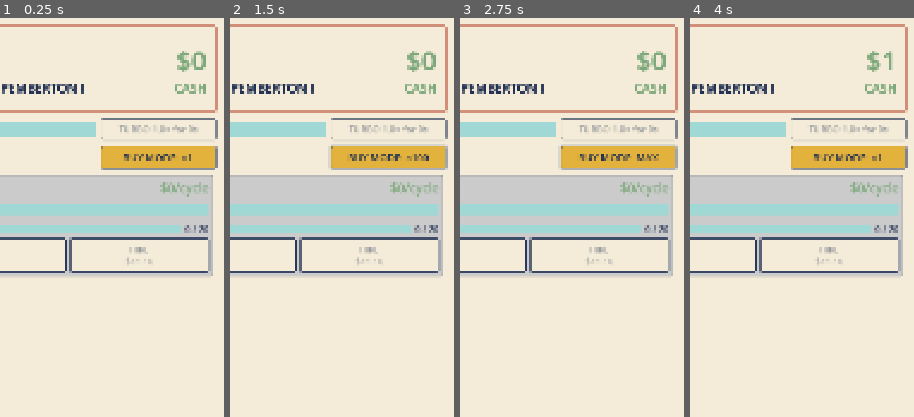
Above: before the commit, frames 1-4 (left to right).
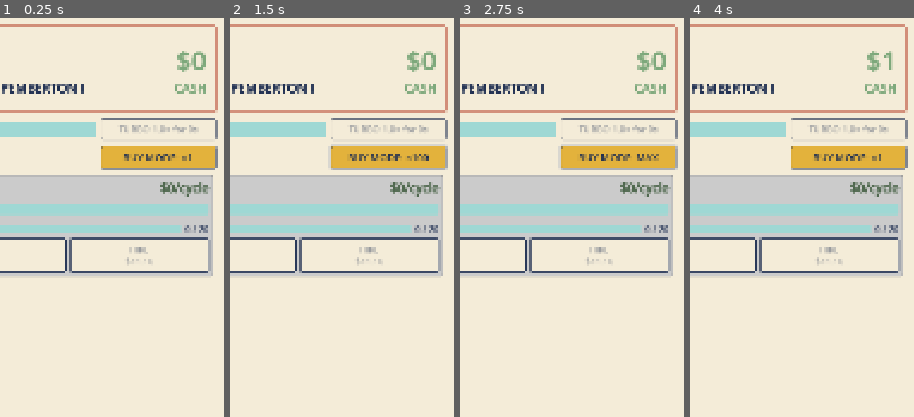
Above: after the commit, the same moments.

Repository: TimGoergen/american-tycoon
Game: Godot game, scene res://Main.tscn
The game is run twice, just before and just after one commit, with the same random seed, the same clock (stepped at 60 frames per second) and the same inputs.
Inputs:
- Up to frame 1 (0.25 s): no input
- Up to frame 2 (1.5 s): click "BUY MODE: ×1" at 0.5 s; click "BUY MODE: ×10" at 1.25 s
- Up to frame 3 (2.75 s): click "BUY MODE: ×100" at 2 s
- Up to frame 4 (4 s): click "BUY MODE: MAX" at 2.75 s; click "CLOCK IN $1 / tap" at 3.5 s
The pictures show only the part of the screen within x 50-100%, y 0-50%; the shares and areas given below are measured in that part.

The runs differ from the first frame. In frame 1, 0.4% of the frame differs, in the area x 71-95%, y 41-45%; in frame 2, 0.4%; in frame 3, 0.4%; in frame 4, 0.4%.

Commit message:
Clock-in shimmer stays off the edges; bolder per-cycle income
- Constrain the shimmer band's travel to half a band-width in from each end, so
  the whole band reverses before any part touches an edge. The band no longer
  piles up against the fill edge and reads as extra progress.
- Property per-cycle income now renders in a darker green with a faux-bold
  outline, so the payout figure reads heavier on each row.

Co-Authored-By: Claude Opus 4.8 <noreply@anthropic.com>

Diff:
--- a/game/scripts/ui/PropertyRow.gd
+++ b/game/scripts/ui/PropertyRow.gd
@@ -116,7 +116,13 @@
 	header.add_child(_name_label)
 
 	_income_label = Label.new()
-	_income_label.add_theme_color_override("font_color", UiPalette.MONEY_GREEN)
+	# Darker green than the standard money-green, plus a same-color outline for faux
+	# weight (Tim's call: the per-cycle payout should read darker and bolder). The
+	# outline is the project-wide bold trick used until real bold fonts arrive in M3.
+	var income_green := UiPalette.MONEY_GREEN.darkened(0.4)
+	_income_label.add_theme_color_override("font_color", income_green)
+	_income_label.add_theme_color_override("font_outline_color", income_green)
+	_income_label.add_theme_constant_override("outline_size", 2)
 	_income_label.add_theme_font_size_override("font_size", 30)
 	header.add_child(_income_label)
 
--- a/game/scripts/ui/WagePanel.gd
+++ b/game/scripts/ui/WagePanel.gd
@@ -303,12 +303,19 @@
 	if x_max <= x_min or height <= 0.0:
 		return
 
-	# Sweep the band's center across the inset width: 0.5 − 0.5·cos gives 0→1→0.
-	var travel := 0.5 - 0.5 * cos(TAU * _pulse_phase / PULSE_PERIOD)
-	var center_x := x_min + travel * (x_max - x_min)
 	# Band width scales with the gold-filled width, so it starts small and grows as
 	# progress fills the bar (x_max is the fill edge, x_min the left inset).
 	var band_width := (x_max - x_min) * SWEEP_WIDTH_FRACTION
+	# Keep the ENTIRE band inside the gold fill: the center only travels between half a
+	# band-width in from each end, so the band reverses direction before any part of it
+	# touches an edge. (Otherwise the bright band piled up against the right/fill edge
+	# and read as extra progress.)
+	var half_band := band_width * 0.5
+	var travel_min := x_min + half_band
+	var travel_max := x_max - half_band
+	# Sweep the band's center between those limits: 0.5 − 0.5·cos gives 0→1→0.
+	var travel := 0.5 - 0.5 * cos(TAU * _pulse_phase / PULSE_PERIOD)
+	var center_x := travel_min + travel * (travel_max - travel_min)
 	var highlight := _fill_base.lightened(FLASH_LIGHTEN)
 
 	# Draw the band as feathered vertical slices: alpha peaks at the band's center
